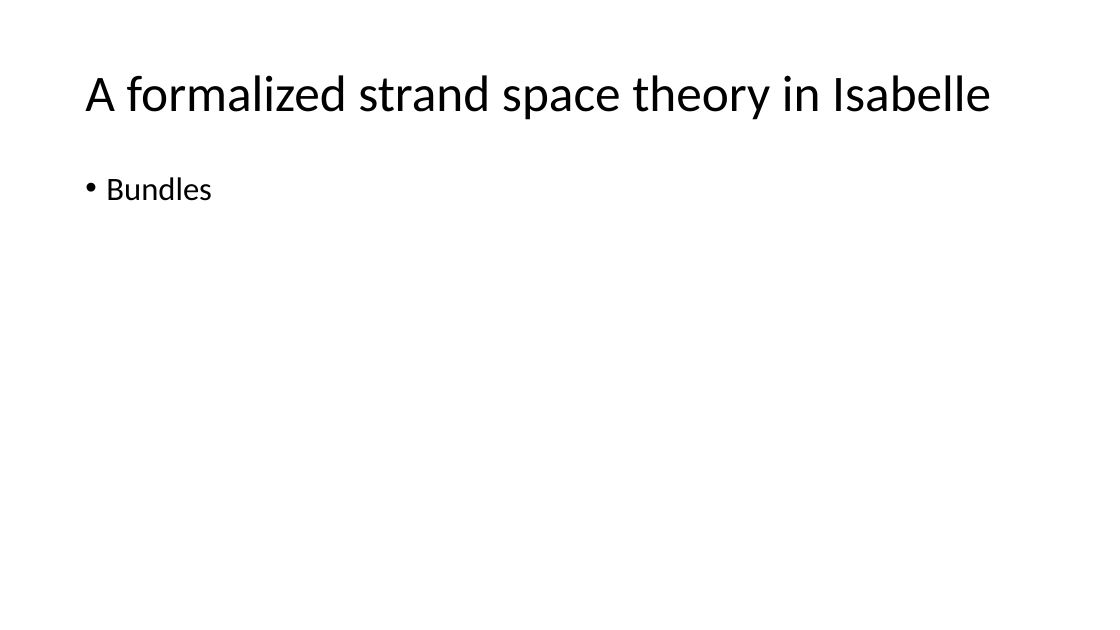
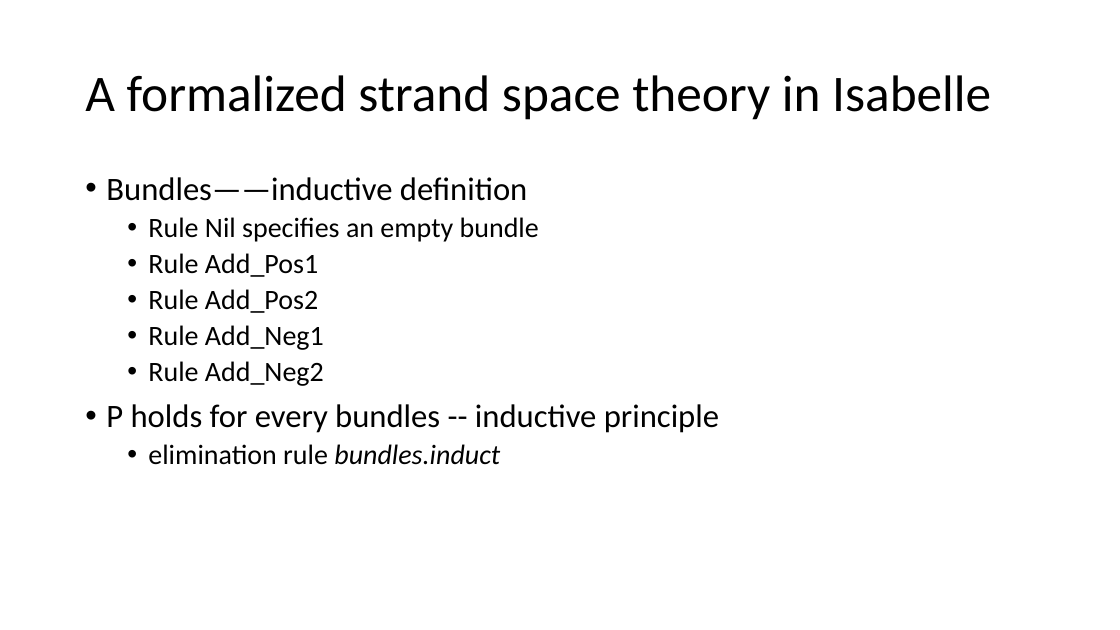
Before and after one commit to bacmive/paper_notes, a slide deck: slide 22 of notes7-strand space.pptx. Drawn at 1120x630 pixels with LibreOffice and Linux fonts; fonts in the diff are those of the drawing. Boxes give left, top, right and bottom in pixels: in the first picture for what was removed or moved away, otherwise in the second. Text is boxed around its words. In the diff, an @@ line names an element or a change of style, - is before the commit and + after.

Commit message:
strand

```diff
--- a/notes7-strand space.pptx
+++ b/notes7-strand space.pptx
@@ text at [106, 177, 719, 465]: text changed; size 28 to 24 pt @@
-• Bundles
+• Bundles——inductive definition
+  • Rule Nil specifies an empty bundle
+  • Rule Add_Pos1
+  • Rule Add_Pos2
+  • Rule Add_Neg1
+  • Rule Add_Neg2
+• P holds for every bundles -- inductive principle
+  • elimination rule bundles.induct
```
Also in this commit, not shown: 7 slides added.
